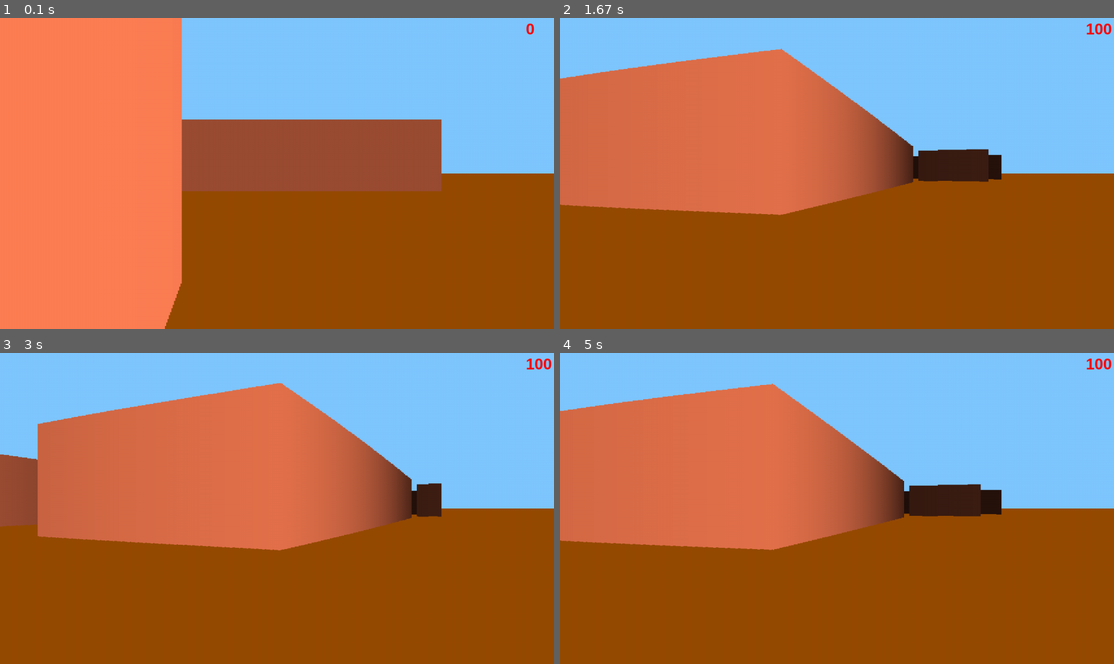
Above: before the commit, frames 1-4 (two rows, left to right).
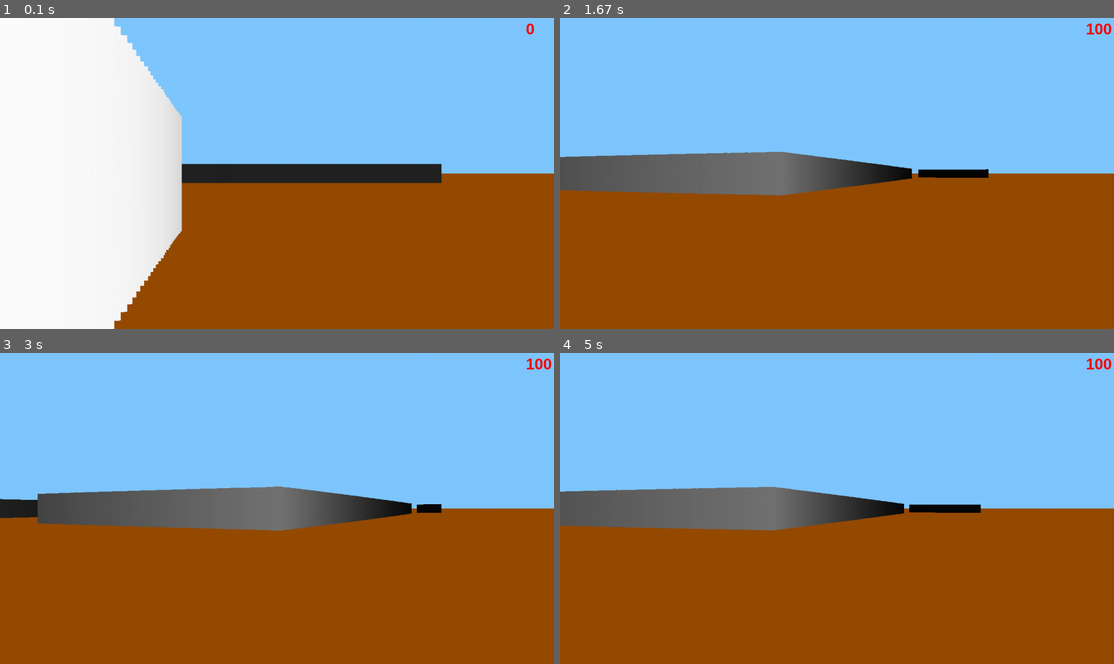
Above: after the commit, the same moments.

Repository: A-Elbereth-Gilthoniel/Pygame
Game: pygame game, started from main.py
Same seed, same stepped clock (60 frames per second), same inputs: the game is played once before the commit and once after it.
Inputs:
- Up to frame 1 (0.1 s): no input
- Up to frame 2 (1.67 s): hold Right 0.33-0.8 s; hold Right 0.83-1.3 s; hold Left from 1.33 s (still down)
- Up to frame 3 (3 s): release Left at 1.87 s; hold Left 1.9-2.37 s; hold Right from 2.4 s (still down)
- Up to frame 4 (5 s): release Right at 3.03 s; hold Left 3.07-3.53 s; hold Right 3.57-4.03 s; hold Right 4.07-4.53 s; hold Left from 4.57 s (still down)

The runs differ from the first frame. In frame 1, 43% of the frame differs, in the area x 0-80%, y 0-100%; in frame 2, 28%; in frame 3, 30%; in frame 4, 28%.

Commit message:
README is added

Diff:
--- a/drawing.py
+++ b/drawing.py
@@ -1,6 +1,6 @@
 import pygame
 from setting import *
-from ray_casting2 import ray_casting
+from ray_casting import ray_casting
 
 class Drawing:
     def __init__(self, screen):
--- a/main.py
+++ b/main.py
@@ -3,7 +3,7 @@
 from player import Player
 import math
 from map import world_map, text_map
-from ray_casting2 import ray_casting
+from ray_casting import ray_casting
 from drawing import Drawing
 
 pygame.init()
--- a/ray_casting2.py
+++ /dev/null
@@ -1,110 +0,0 @@
-import pygame
-from setting import *
-from map import world_map
-
-# def ray_casting(screen, player_pos, player_angle):
-#     half_fov = FOV / 2
-#     cur_angle = (player_angle - half_fov)
-#     xo, yo = player_pos
-#     for ray in range(NUM_RAYS):
-#         sin_a = math.sin(cur_angle)
-#         cos_a = math.cos(cur_angle)
-#         for depth in range(MAX_DEPTH):
-#             x = xo + depth * cos_a
-#             y = yo + depth * sin_a
-#            # pygame.draw.line(screen, (128, 128, 128), player_pos, (x, y), 2)
-#             if (x // TILE_WIDTH * TILE_WIDTH, y // TILE_HEIGHT * TILE_HEIGHT) in world_map:
-#                 print((x // TILE_WIDTH * TILE_WIDTH, y // TILE_HEIGHT * TILE_HEIGHT))
-#                 depth *= math.cos(player_angle - cur_angle)
-#                 proj_height = PROJ_COEFF / depth
-#                 c = 255 / (1 + depth * depth * 0.00001)
-#                 color = (c, c // 2, c // 3)
-#                 cur_height = (TILE_HEIGHT*2 / depth) * 100
-#                 pygame.draw.rect(screen, color, (ray * (WIDTH // NUM_RAYS), (HEIGHT // 2 - cur_height // 2) - cur_height, WIDTH // NUM_RAYS, cur_height * 2))
-#                 break
-#         cur_angle += DELTA_ANGLE
-
-
-# def ray_casting(screen, player_pos, player_angle):
-#     half_fov = FOV / 2
-#     cur_angle = (player_angle - half_fov)
-#     xo, yo = player_pos
-#     xm, ym = (xo // TILE_WIDTH) * TILE_WIDTH, (yo // TILE_WIDTH) * TILE_WIDTH
-#     for ray in range(NUM_RAYS):
-#         sin_a = math.sin(cur_angle)
-#         cos_a = math.cos(cur_angle)
-#         fx, fy = ((xo + MAX_DEPTH * cos_a) // TILE_WIDTH) * TILE_WIDTH, ((yo + MAX_DEPTH * sin_a) // TILE_WIDTH) * TILE_WIDTH
-#         print(fx, fy, xm, ym, xo, yo, sin_a, cos_a)
-#         variants = []
-#         for x in range(int(min(xm, fx)), int(max(xm + 1, fx + 1)), 100):
-#             depth = (x - xo) / cos_a
-#             y = yo + depth * sin_a
-#             print((x // TILE_WIDTH * TILE_WIDTH, y // TILE_HEIGHT * TILE_HEIGHT))
-#             if (x // TILE_WIDTH * TILE_WIDTH, y // TILE_HEIGHT * TILE_HEIGHT) in world_map:
-#                 print((x // TILE_WIDTH * TILE_WIDTH, y // TILE_HEIGHT * TILE_HEIGHT))
-#                 variants.append(depth)
-#
-#
-#         for y in range(int(min(ym, fy)), int(max(ym + 1, fy + 1)), 100):
-#             depth = (y - yo) / sin_a
-#             x = xo + depth * cos_a
-#             print((x // TILE_WIDTH * TILE_WIDTH, y // TILE_HEIGHT * TILE_HEIGHT))
-#             if (x // TILE_WIDTH * TILE_WIDTH, y // TILE_HEIGHT * TILE_HEIGHT) in world_map:
-#                 print((x // TILE_WIDTH * TILE_WIDTH, y // TILE_HEIGHT * TILE_HEIGHT))
-#                 variants.append(depth)
-#
-#         depth = min(variants)
-#         depth *= math.cos(player_angle - cur_angle)
-#         c = 255 / (1 + depth * depth * 0.00001)
-#         color = (c, c // 2, c // 3)
-#         cur_height = (TILE_HEIGHT*2 / depth) * 100
-#         pygame.draw.rect(screen, color, (ray * (WIDTH // NUM_RAYS), (HEIGHT // 2 - cur_height // 2) - cur_height, WIDTH // NUM_RAYS, cur_height * 2))
-#         pygame.draw.line(screen, (128, 128, 128), player_pos, (x, y), 2)
-#         cur_angle += DELTA_ANGLE
-
-
-
-
-def mapping(a, b):
-    return (a // TILE_WIDTH) * TILE_WIDTH, (b // TILE_HEIGHT) * TILE_HEIGHT
-
-
-def ray_casting(screen, player_pos, player_angle):
-    ox, oy = player_pos
-    xm, ym = mapping(ox, oy)
-    cur_angle = player_angle - (FOV / 2)
-    for ray in range(NUM_RAYS):
-        sin_a = math.sin(cur_angle)
-        cos_a = math.cos(cur_angle)
-
-        if cos_a >= 0:
-            x = xm + TILE_WIDTH
-            dx = 1
-        else:
-            x = xm
-            dx = -1
-
-        for i in range(0, WIDTH, TILE_WIDTH):
-            depth_v = (x - ox) / cos_a
-            y = oy + depth_v * sin_a
-            if mapping(x + dx, y) in world_map:
-                break
-            x += dx * TILE_WIDTH
-
-        y, dy = (ym + TILE_WIDTH, 1) if sin_a >= 0 else (ym, -1)
-        for i in range(0, HEIGHT, TILE_HEIGHT):
-            depth_h = (y - oy) / sin_a
-            x = ox + depth_h * cos_a
-            if mapping(x, y + dy) in world_map:
-                break
-            y += dy * TILE_HEIGHT
-
-
-        depth = depth_h if depth_h < depth_v else depth_v
-        depth *= math.cos(player_angle - cur_angle)
-        proj_height = PROJ_COEFF / depth
-        c = 255 / (1 + depth * depth * 0.00001)
-        color = (c, c // 2, c // 3)
-        cur_height = (TILE_HEIGHT*2 / depth) * 100
-        pygame.draw.rect(screen, color, (ray * (WIDTH // NUM_RAYS), (HEIGHT // 2 - cur_height // 2) - cur_height, WIDTH // NUM_RAYS, cur_height * 2))
-        cur_angle += DELTA_ANGLE
Not shown, added: README.md
